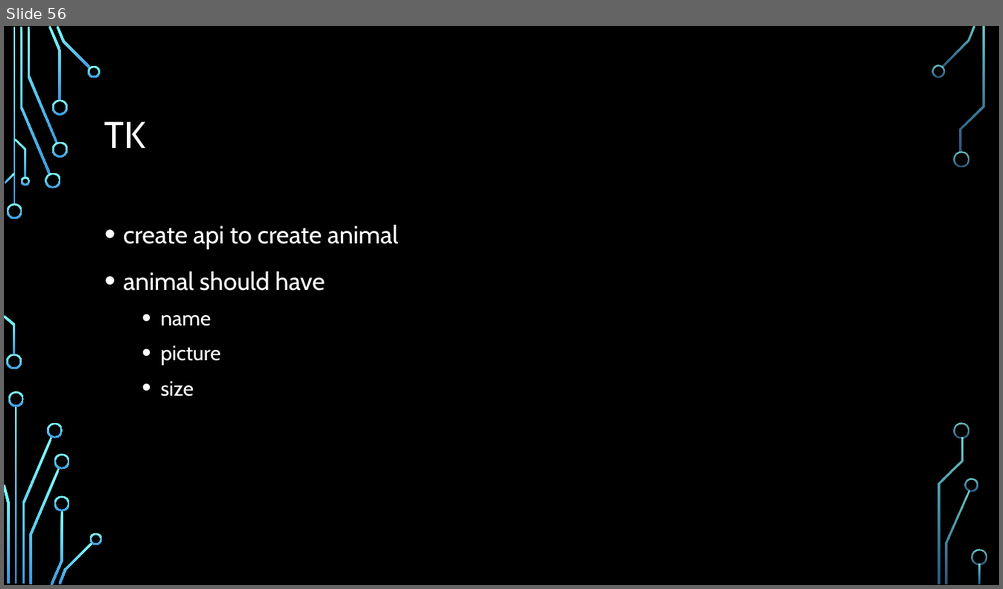
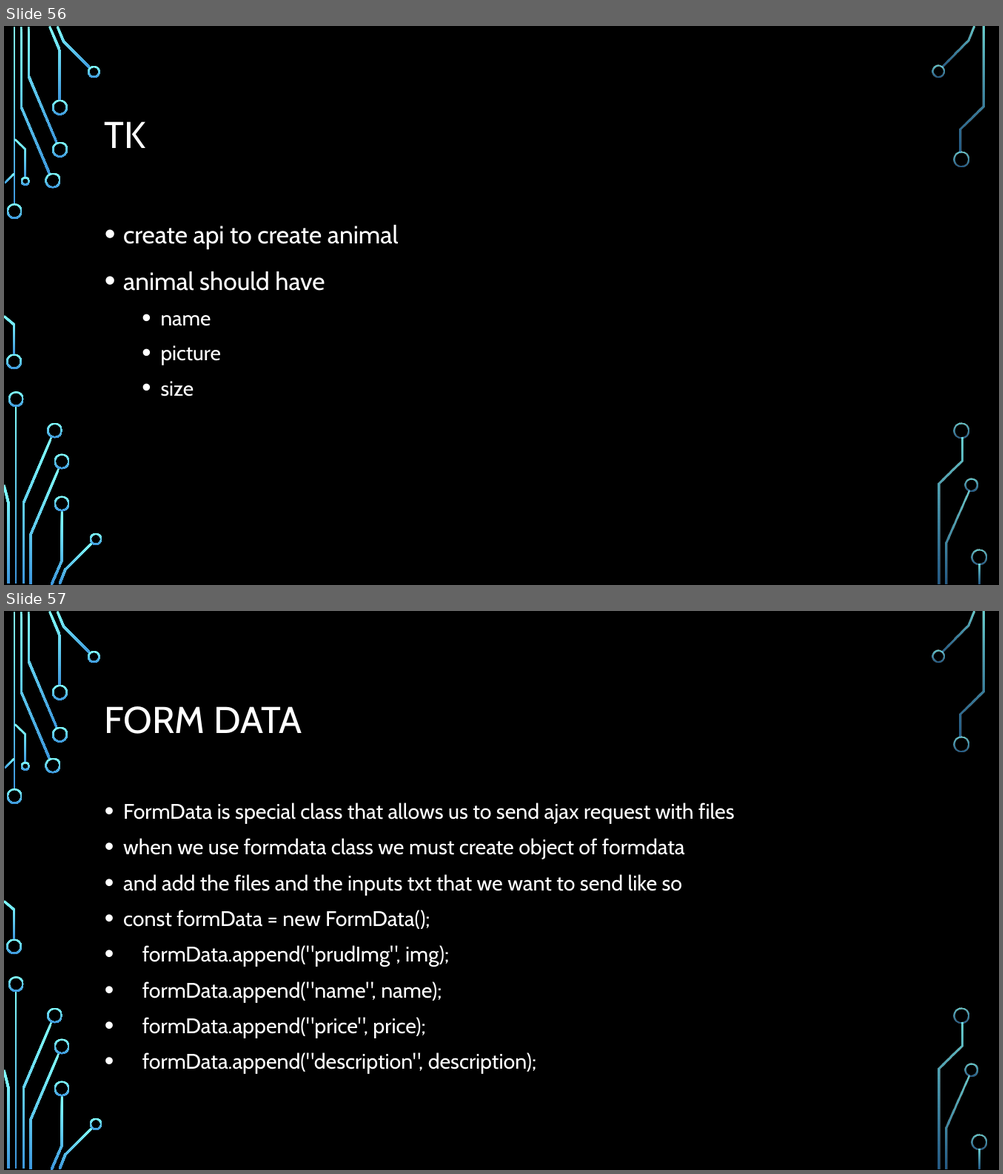
Before and after one commit to Rlss91/hu_morning_nodejs_W011121MR, a slide deck: docs/node js.pptx. Shown one above the other, each under a label of ours: slide 56 before the commit, slides 56 and 57 after it. The pictures are 1003x589 and 1003x1174 pixels, drawn with LibreOffice and Linux fonts; fonts in the diff are those of the drawing; background and template pictures are left out. Boxes give left, top, right and bottom in pixels: in the first picture for what was removed or moved away, otherwise in the second. Text is boxed around its words. In the diff, an @@ line names an element or a change of style, - is before the commit and + after.

```diff
--- a/docs/node js.pptx
+++ b/docs/node js.pptx
@@ slide 57 added at [4,611,999,1170], background picture (left out); not listed: 36 template elements that a slide beside it also shows @@
@@ title added at [105,706,302,734], 36 pt, text #FFFFFF @@
+FORM DATA
@@ text added at [123,803,734,1074], 20.4 pt, text #FFFFFF @@
+• FormData is special class that allows us to send ajax request with files
+• when we use formdata class we must create object of formdata
+• and add the files and the inputs txt that we want to send like so
+• const formData = new FormData();
+• formData.append("prudImg", img);
+• formData.append("name", name);
+• formData.append("price", price);
+• formData.append("description", description);
```
Also in this commit, not shown: 3 other files.
